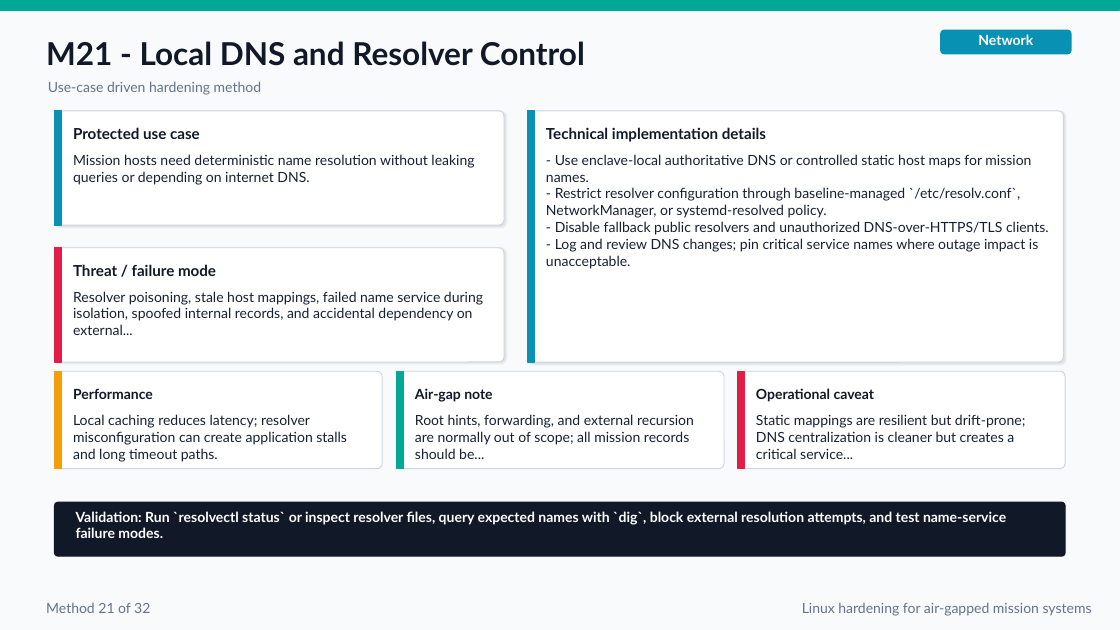
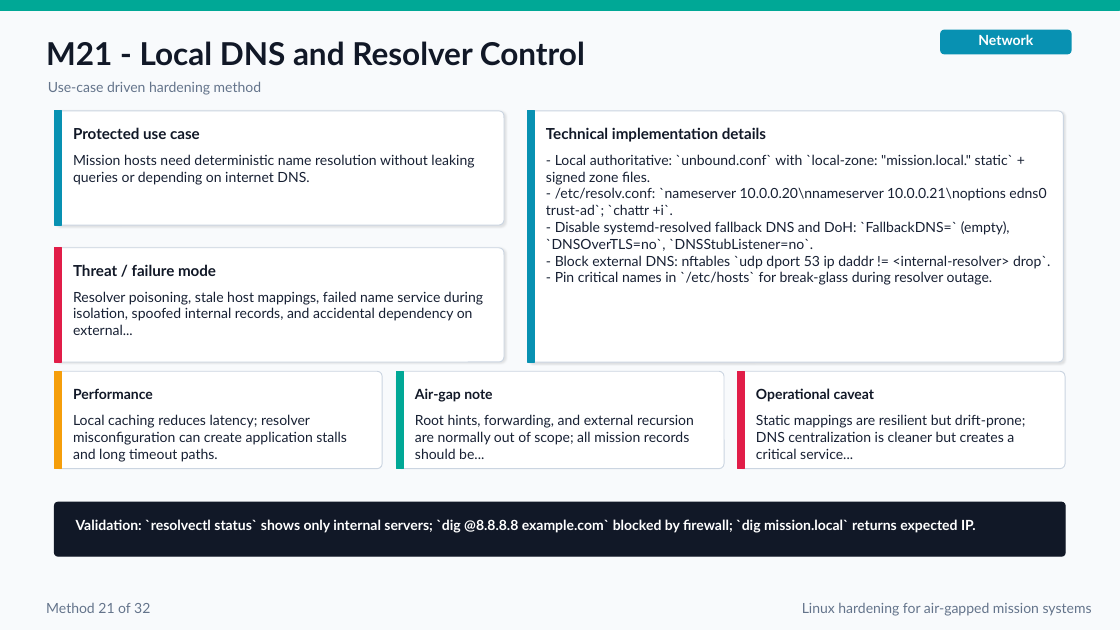
Before and after one commit to FelixKras/Drawio-stuff-, a slide deck: slide 31 of Linux_Mission_Critical_Air_Gapped_Hardening_Final.pptx. Drawn at 1120x630 pixels with LibreOffice and Linux fonts; fonts in the diff are those of the drawing. Boxes give left, top, right and bottom in pixels: in the first picture for what was removed or moved away, otherwise in the second. Text is boxed around its words. In the diff, an @@ line names an element or a change of style, - is before the commit and + after.

```diff
--- a/Linux_Mission_Critical_Air_Gapped_Hardening_Final.pptx
+++ b/Linux_Mission_Critical_Air_Gapped_Hardening_Final.pptx
@@ text at bbox=[546, 154, 1050, 285]: text changed @@
-- Use enclave-local authoritative DNS or controlled static host maps for mission names.
-- Restrict resolver configuration through baseline-managed `/etc/resolv.conf`, NetworkManager, or systemd-resolved policy.
-- Disable fallback public resolvers and unauthorized DNS-over-HTTPS/TLS clients.
-- Log and review DNS changes; pin critical service names where outage impact is unacceptable.
+- Local authoritative: `unbound.conf` with `local-zone: "mission.local." static` + signed zone files.
+- /etc/resolv.conf: `nameserver 10.0.0.20\nnameserver 10.0.0.21\noptions edns0 trust-ad`; `chattr +i`.
+- Disable systemd-resolved fallback DNS and DoH: `FallbackDNS=` (empty), `DNSOverTLS=no`, `DNSStubListener=no`.
+- Block external DNS: nftables `udp dport 53 ip daddr != <internal-resolver> drop`.
+- Pin critical names in `/etc/hosts` for break-glass during resolver outage.
@@ text at bbox=[76, 519, 976, 533]: text changed @@
-Validation: Run `resolvectl status` or inspect resolver files, query expected names with `dig`, block external resolution attempts, and test name-service failure modes.
+Validation: `resolvectl status` shows only internal servers; `dig @8.8.8.8 example.com` blocked by firewall; `dig mission.local` returns expected IP.
```
Also in this commit, not shown: 35 other slides changed, 1 slide added.
